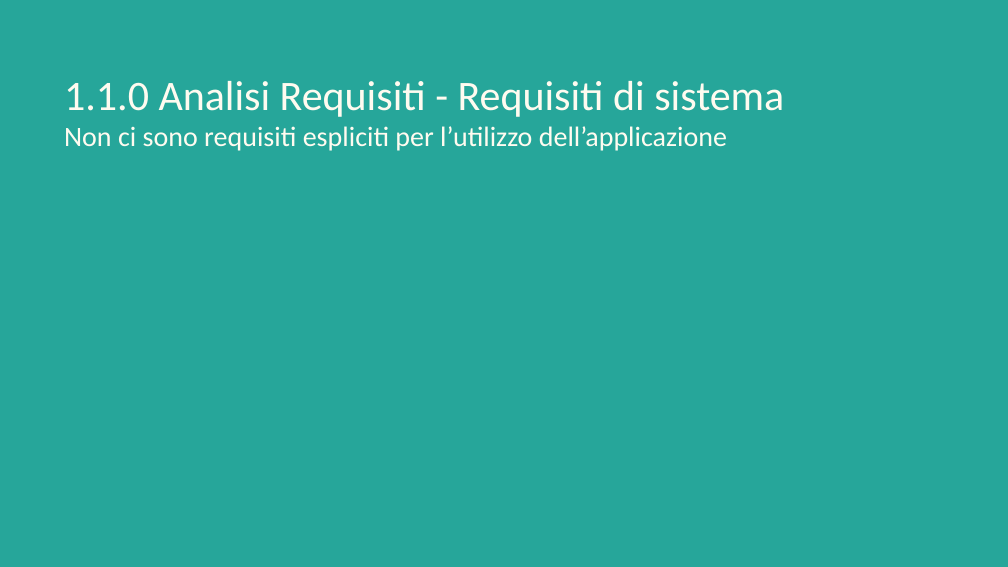
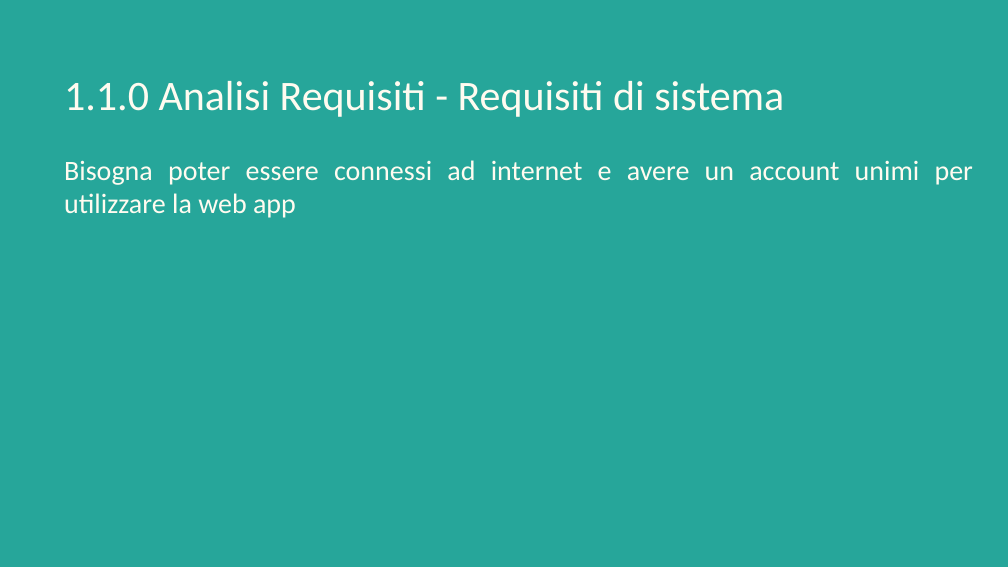
Before and after one commit to Giulia248/UniBookMi, a slide deck: slide 8 of others/Relazione UniBookMi.pptx. Drawn at 1008x567 pixels with LibreOffice and Linux fonts; fonts in the diff are those of the drawing. Boxes give left, top, right and bottom in pixels: in the first picture for what was removed or moved away, otherwise in the second. Text is boxed around its words. In the diff, an @@ line names an element or a change of style, - is before the commit and + after.

```diff
--- a/others/Relazione UniBookMi.pptx
+++ b/others/Relazione UniBookMi.pptx
@@ title at <box>64,160,973,218</box>: text changed @@
-Non ci sono requisiti espliciti per l’utilizzo dell’applicazione
+Bisogna poter essere connessi ad internet e avere un account unimi per utilizzare la web app
```
Also in this commit, not shown: 8 other slides changed, 1 other file.
